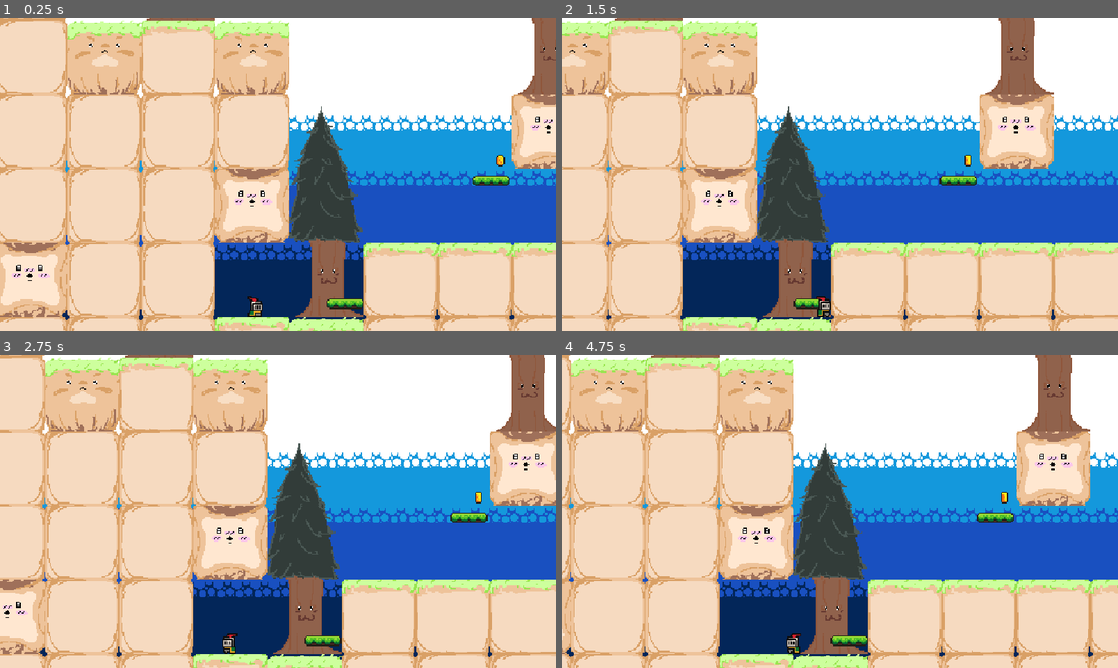
Above: before the commit, frames 1-4 (two rows, left to right).
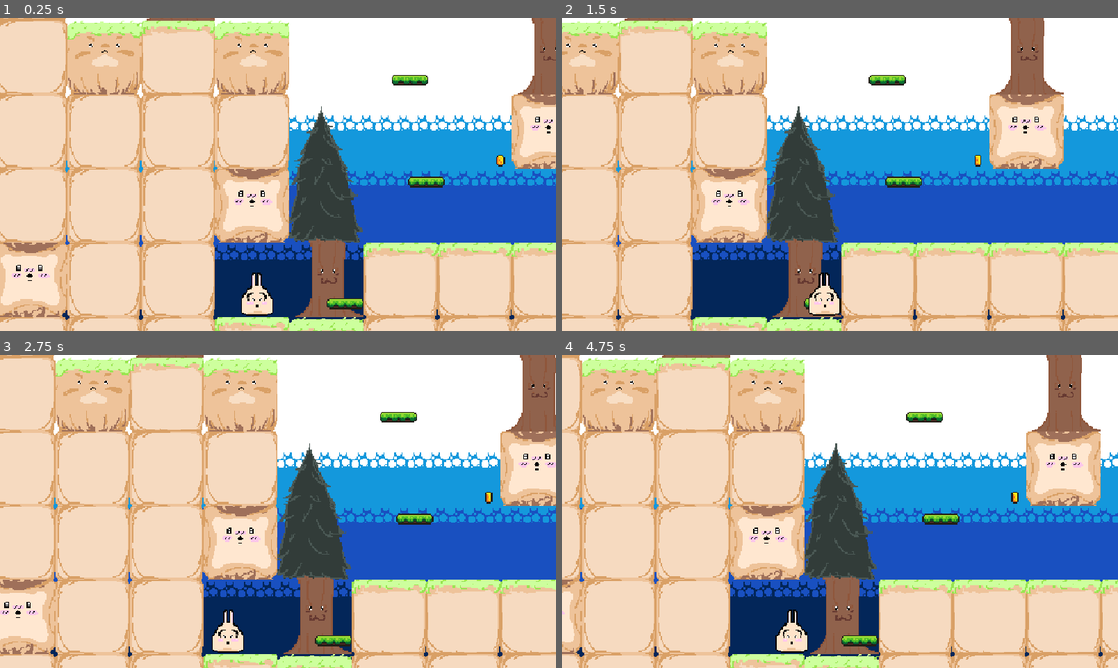
Above: after the commit, the same moments.

Repository: jacobyfung-tech/Godot-Thing
Game: Godot game, scene res://Game.tscn
Two runs of this game, one before a commit and one after it. Both use one fixed random seed, a clock stepped at 60 frames per second and the inputs below.
Inputs:
- Up to frame 1 (0.25 s): no input
- Up to frame 2 (1.5 s): tap Enter (ui_accept) at 0.5, 0.77 s; hold D (ui_right) from 0.53 s (still down)
- Up to frame 3 (2.75 s): tap Enter (ui_accept) at 1.52 s; release D (ui_right) at 2.03 s; hold A (ui_left) from 2.03 s (still down)
- Up to frame 4 (4.75 s): release A (ui_left) at 2.78 s; hold D (ui_right) 2.78-4.28 s; tap Enter (ui_accept) at 3.02, 3.77, 4.52 s; hold A (ui_left) from 4.28 s (still down)

The runs differ from the first frame. In frame 1, 1.2% of the frame differs, in the area x 43-92%, y 18-96%; in frame 2, 22%; in frame 3, 24%; in frame 4, 25%, in the area x 0-100%, y 0-100%.

Commit message:
level design

Diff:
--- a/Game.tscn
+++ b/Game.tscn
@@ -271,6 +271,7 @@
 6:0/0 = 0
 7:0/0 = 0
 0:1/0 = 0
+0:1/0/physics_layer_0/polygon_0/points = PackedVector2Array(-20.490402, 9.562187, 8.469368, 10.655014, 4.644493, -18.304756, -17.211937, -17.758347)
 
 [sub_resource type="TileSet" id="TileSet_8up58"]
 tile_size = Vector2i(64, 64)
@@ -303,7 +304,25 @@
 [node name="Platforms" type="Node" parent="." unique_id=1811572218]
 
 [node name="Platform" parent="Platforms" unique_id=677857285 instance=ExtResource("2_u44n3")]
-position = Vector2(110, -53)
+position = Vector2(54, -52)
+
+[node name="Platform4" parent="Platforms" unique_id=1484669949 instance=ExtResource("2_u44n3")]
+position = Vector2(54, -52)
+
+[node name="Platform5" parent="Platforms" unique_id=831475846 instance=ExtResource("2_u44n3")]
+position = Vector2(40, -140)
+
+[node name="Platform6" parent="Platforms" unique_id=1273736356 instance=ExtResource("2_u44n3")]
+position = Vector2(-431, -315)
+
+[node name="Platform9" parent="Platforms" unique_id=1059745385 instance=ExtResource("2_u44n3")]
+position = Vector2(-429, -406)
+
+[node name="Platform7" parent="Platforms" unique_id=644917185 instance=ExtResource("2_u44n3")]
+position = Vector2(-336, -251)
+
+[node name="Platform8" parent="Platforms" unique_id=1210815195 instance=ExtResource("2_u44n3")]
+position = Vector2(-336, -124)
 
 [node name="Platform3" parent="Platforms" unique_id=1106652075 instance=ExtResource("2_u44n3")]
 position = Vector2(-16, 53)
@@ -371,4 +390,4 @@
 [node name="Level" type="TileMap" parent="." unique_id=2100766632]
 tile_set = SubResource("TileSet_8up58")
 format = 2
-layer_0/tile_data = PackedInt32Array(0, 262144, 0, 1, 262144 …(805 unchanged characters)…  0, -65539, 196608, 0, 131070, 262144, 0)
+layer_0/tile_data = PackedInt32Array(0, 262144, 0, 1, 262144 …(805 unchanged characters)…  0, -65539, 196608, 0, 131070, 262144, 0, -131068, 327680, 0, -196604, 393216, 0, -262140, 262144, 0, -327676, 393216, 0, -393212, 393216, 0, -458748, 393216, 0, -524284, 393216, 0, -589820, 458752, 0, -655356, 0, 1, -458753, 0, 0, -524288, 0, 0, -524287, 0, 0, -524286, 0, 0, -8, 0, 0, -7, 0, 0, -6, 0, 0, -327675, 262144, 0, -393210, 262144, 0, -393209, 196608, 0, -458745, 262144, 0, -524280, 262144, 0, -458744, 196608, 0, -393208, 196608, 0, -327672, 196608, 0, -262136, 196608, 0, -262137, 196608, 0, -262138, 196608, 0, -262139, 196608, 0, -196603, 196608, 0, -327673, 196608, 0, -327674, 196608, 0, -196602, 196608, 0, -196601, 196608, 0, -524281, 0, 0)
--- a/Player.tscn
+++ b/Player.tscn
@@ -1,48 +1,128 @@
 [gd_scene format=3 uid="uid://7okj0cx2cjjg"]
 
 [ext_resource type="Script" uid="uid://c3h6ffgess4ea" path="res://brackeys_platformer_assets/player.gd" id="1_kpjcp"]
-[ext_resource type="Texture2D" uid="uid://c6n2wilvlmgy4" path="res://brackeys_platformer_assets/sprites/knight.png" id="1_yds1w"]
+[ext_resource type="Texture2D" uid="uid://b22w5s2khdon" path="res://brackeys_platformer_assets/sprites/usagi_spritesheet.png" id="2_e80uo"]
 [ext_resource type="AudioStream" uid="uid://ddxjdub0sgjxs" path="res://brackeys_platformer_assets/music/Chiikawa105.wav" id="3_kne1u"]
 [ext_resource type="AudioStream" uid="uid://vbeyty8bmf2g" path="res://brackeys_platformer_assets/music/Lofi Mix-HiHat-d4jp ch f1 - Copy.wav" id="4_e80uo"]
 
-[sub_resource type="AtlasTexture" id="AtlasTexture_x1soj"]
-atlas = ExtResource("1_yds1w")
-region = Rect2(0, 0, 32, 32)
+[sub_resource type="AtlasTexture" id="AtlasTexture_e80uo"]
+atlas = ExtResource("2_e80uo")
+region = Rect2(320, 0, 64, 64)
 
-[sub_resource type="AtlasTexture" id="AtlasTexture_xogmf"]
-atlas = ExtResource("1_yds1w")
-region = Rect2(32, 0, 32, 32)
+[sub_resource type="AtlasTexture" id="AtlasTexture_cxr5p"]
+atlas = ExtResource("2_e80uo")
+region = Rect2(384, 0, 64, 64)
 
-[sub_resource type="AtlasTexture" id="AtlasTexture_pahgi"]
-atlas = ExtResource("1_yds1w")
-region = Rect2(64, 0, 32, 32)
+[sub_resource type="AtlasTexture" id="AtlasTexture_tdg3f"]
+atlas = ExtResource("2_e80uo")
+region = Rect2(448, 0, 64, 64)
 
-[sub_resource type="AtlasTexture" id="AtlasTexture_avjxp"]
-atlas = ExtResource("1_yds1w")
-region = Rect2(96, 0, 32, 32)
+[sub_resource type="AtlasTexture" id="AtlasTexture_dtqjt"]
+atlas = ExtResource("2_e80uo")
+region = Rect2(0, 64, 64, 64)
 
-[sub_resource type="SpriteFrames" id="SpriteFrames_8up58"]
+[sub_resource type="AtlasTexture" id="AtlasTexture_5ncpa"]
+atlas = ExtResource("2_e80uo")
+region = Rect2(64, 64, 64, 64)
+
+[sub_resource type="AtlasTexture" id="AtlasTexture_wi0c6"]
+atlas = ExtResource("2_e80uo")
+region = Rect2(320, 0, 64, 64)
+
+[sub_resource type="AtlasTexture" id="AtlasTexture_hp6x6"]
+atlas = ExtResource("2_e80uo")
+region = Rect2(0, 64, 64, 64)
+
+[sub_resource type="AtlasTexture" id="AtlasTexture_3tkgg"]
+atlas = ExtResource("2_e80uo")
+region = Rect2(64, 64, 64, 64)
+
+[sub_resource type="AtlasTexture" id="AtlasTexture_l6ohk"]
+atlas = ExtResource("2_e80uo")
+region = Rect2(0, 128, 64, 64)
+
+[sub_resource type="AtlasTexture" id="AtlasTexture_oudfo"]
+atlas = ExtResource("2_e80uo")
+region = Rect2(0, 0, 64, 64)
+
+[sub_resource type="AtlasTexture" id="AtlasTexture_d6rpx"]
+atlas = ExtResource("2_e80uo")
+region = Rect2(64, 0, 64, 64)
+
+[sub_resource type="AtlasTexture" id="AtlasTexture_r3kul"]
+atlas = ExtResource("2_e80uo")
+region = Rect2(128, 0, 64, 64)
+
+[sub_resource type="AtlasTexture" id="AtlasTexture_jatw7"]
+atlas = ExtResource("2_e80uo")
+region = Rect2(192, 0, 64, 64)
+
+[sub_resource type="AtlasTexture" id="AtlasTexture_rv870"]
+atlas = ExtResource("2_e80uo")
+region = Rect2(256, 0, 64, 64)
+
+[sub_resource type="SpriteFrames" id="SpriteFrames_3mrqo"]
 animations = [{
 "frames": [{
 "duration": 1.0,
-"texture": SubResource("AtlasTexture_x1soj")
+"texture": SubResource("AtlasTexture_e80uo")
 }, {
 "duration": 1.0,
-"texture": SubResource("AtlasTexture_xogmf")
+"texture": SubResource("AtlasTexture_cxr5p")
 }, {
 "duration": 1.0,
-"texture": SubResource("AtlasTexture_pahgi")
+"texture": SubResource("AtlasTexture_tdg3f")
 }, {
 "duration": 1.0,
-"texture": SubResource("AtlasTexture_avjxp")
+"texture": SubResource("AtlasTexture_dtqjt")
+}, {
+"duration": 1.0,
+"texture": SubResource("AtlasTexture_5ncpa")
+}],
+"loop": 0,
+"name": &"downing",
+"speed": 20.0
+}, {
+"frames": [{
+"duration": 1.0,
+"texture": SubResource("AtlasTexture_wi0c6")
+}, {
+"duration": 1.0,
+"texture": SubResource("AtlasTexture_hp6x6")
+}, {
+"duration": 1.0,
+"texture": SubResource("AtlasTexture_3tkgg")
+}, {
+"duration": 1.0,
+"texture": SubResource("AtlasTexture_l6ohk")
 }],
 "loop": 1,
-"name": &"idle",
-"speed": 10.0
+"name": &"mid",
+"speed": 20.0
+}, {
+"frames": [{
+"duration": 1.0,
+"texture": SubResource("AtlasTexture_oudfo")
+}, {
+"duration": 1.0,
+"texture": SubResource("AtlasTexture_d6rpx")
+}, {
+"duration": 1.0,
+"texture": SubResource("AtlasTexture_r3kul")
+}, {
+"duration": 1.0,
+"texture": SubResource("AtlasTexture_jatw7")
+}, {
+"duration": 1.0,
+"texture": SubResource("AtlasTexture_rv870")
+}],
+"loop": 0,
+"name": &"upping",
+"speed": 20.0
 }]
 
 [sub_resource type="CircleShape2D" id="CircleShape2D_3mldf"]
-radius = 6.0
+radius = 14.035668
 
 [node name="Player" type="CharacterBody2D" unique_id=1707168222]
 collision_layer = 2
@@ -51,14 +131,14 @@
 [node name="AnimatedSprite2D" type="AnimatedSprite2D" parent="." unique_id=1690055584]
 z_index = 5
 position = Vector2(-1, -12)
-sprite_frames = SubResource("SpriteFrames_8up58")
-animation = &"idle"
-autoplay = "idle"
-frame_progress = 0.092241555
+sprite_frames = SubResource("SpriteFrames_3mrqo")
+animation = &"mid"
+frame = 2
+frame_progress = 0.049895935
 
 [node name="CollisionShape2D" type="CollisionShape2D" parent="." unique_id=61230756]
 z_index = 5
-position = Vector2(-1, -6)
+position = Vector2(0, 7)
 shape = SubResource("CircleShape2D_3mldf")
 
 [node name="Chiikawa105" type="AudioStreamPlayer" parent="." unique_id=1320741156]
